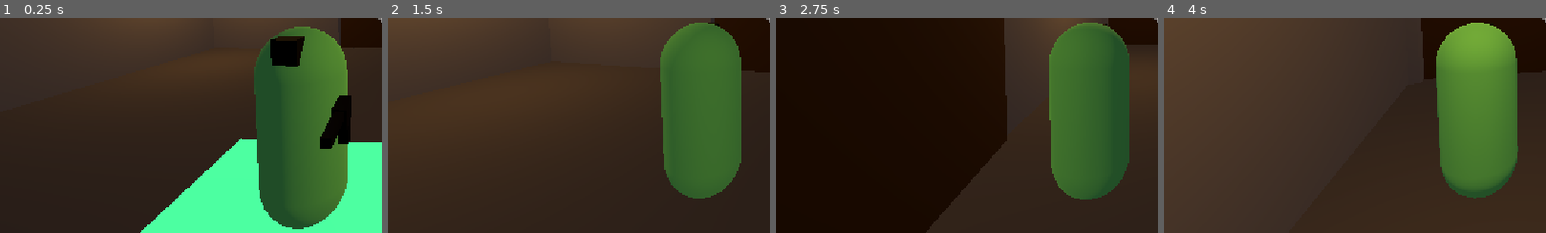
Above: before the commit, frames 1-4 (left to right).
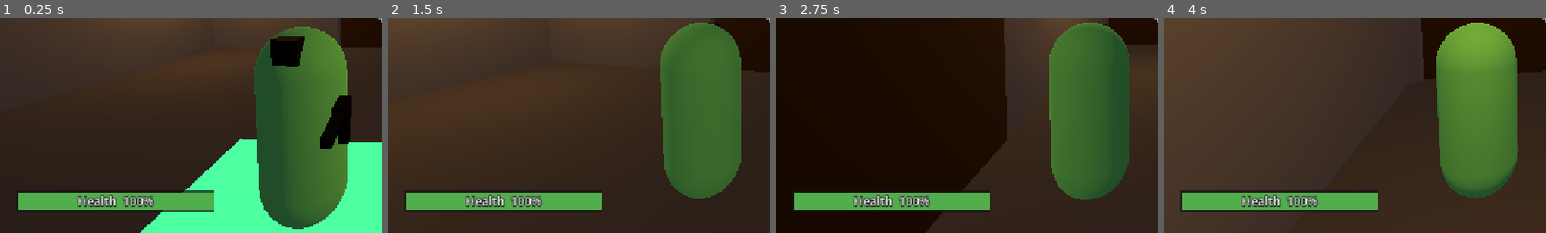
Above: after the commit, the same moments.

Repository: AdityaSrivastava27/godot-3d-dungeon-game-new
Game: Godot game, scene res://Scenes/Main.tscn
Two runs of this game, one before a commit and one after it. Both use one fixed random seed, a clock stepped at 60 frames per second and the inputs below.
Inputs (mouse positions are % of the whole screen's width and height, from its top left):
- Up to frame 1 (0.25 s): no input
- Up to frame 2 (1.5 s): tap Enter (ui_accept) at 0.5, 0.77 s; move the mouse to (55, 50) at 0.52 s; press the mouse at (55, 50) at 0.53 s; hold W (move_forward) from 0.53 s (still down); move the mouse to (45, 50) at 1.27 s; release the mouse at (45, 50) at 1.28 s; click (45, 50) at 1.35 s
- Up to frame 3 (2.75 s): keep holding W (move_forward); tap Enter (ui_accept) at 1.52 s; move the mouse to (52, 48) at 2.02 s; press the mouse at (52, 48) at 2.03 s
- Up to frame 4 (4 s): keep holding W (move_forward); move the mouse to (49, 52) at 2.77 s; release the mouse at (49, 52) at 2.78 s; click (49, 52) at 2.85 s; tap Enter (ui_accept) at 3.02, 3.77 s; move the mouse to (57, 51) at 3.52 s; press the mouse at (57, 51) at 3.53 s
The pictures show only the part of the screen within x 0-50%, y 50-100%; the shares and areas given below are measured in that part.

The runs differ from the first frame. In frame 1, 4.3% of the frame differs, in the area x 4-56%, y 80-91%; in frame 2, 4.3%; in frame 3, 4.1%; in frame 4, 5.2%.

Commit message:
Arm the guards and give the player health
Every guard now carries both a gun and a blade, modelled on either side of
the body, and picks between them by range: inside melee_range it swings for
50% of the player's health, beyond it shoots for 20%. Each weapon runs on its
own cooldown, and neither is used until the guard has found the player.

A shot is a ray from the guard's muzzle and only lands with a clear line, so
a guard pursuing from memory with a wall between them misses. Melee goes by
distance alone, which is what "close" means at two metres.

The player keeps a 0..100 health count, so the damage figures read as the
percentages asked for, and the HUD grows a bar along the bottom that follows
the health_changed signal the same way the ammo readout follows the gun.
Running out returns the player to their starting point at full health --
there is nothing else to do with a death yet.

Co-Authored-By: Claude Opus 5 <noreply@anthropic.com>

Diff:
--- a/Scenes/Main.tscn
+++ b/Scenes/Main.tscn
@@ -86,6 +86,25 @@
 emission_enabled = true
 emission = Color(1, 0.7, 0.2, 1)
 emission_energy_multiplier = 3.0
+
+[sub_resource type="StandardMaterial3D" id="mat_enemy_metal"]
+albedo_color = Color(0.2, 0.21, 0.24, 1)
+metallic = 0.8
+roughness = 0.3
+
+[sub_resource type="StandardMaterial3D" id="mat_enemy_blade"]
+albedo_color = Color(0.75, 0.78, 0.82, 1)
+metallic = 0.9
+roughness = 0.15
+
+[sub_resource type="BoxMesh" id="mesh_enemy_gun"]
+size = Vector3(0.1, 0.12, 0.45)
+
+[sub_resource type="BoxMesh" id="mesh_enemy_blade"]
+size = Vector3(0.07, 0.12, 0.75)
+
+[sub_resource type="BoxMesh" id="mesh_enemy_hilt"]
+size = Vector3(0.09, 0.09, 0.16)
 
 [node name="Main" type="Node3D" unique_id=1397884888]
 
@@ -706,6 +725,36 @@
 horizontal_alignment = 1
 vertical_alignment = 1
 
+[node name="HealthBar" type="ColorRect" parent="HUD" unique_id=1900400001]
+anchor_top = 1.0
+anchor_bottom = 1.0
+offset_left = 24.0
+offset_top = -64.0
+offset_right = 324.0
+offset_bottom = -32.0
+grow_vertical = 0
+color = Color(0.08, 0.08, 0.09, 0.72)
+
+[node name="Fill" type="ColorRect" parent="HUD/HealthBar" unique_id=1900400002]
+anchor_right = 1.0
+anchor_bottom = 1.0
+offset_left = 3.0
+offset_top = 3.0
+offset_right = -3.0
+offset_bottom = -3.0
+color = Color(0.32, 0.68, 0.3, 1)
+
+[node name="HealthLabel" type="Label" parent="HUD/HealthBar" unique_id=1900400003]
+anchor_right = 1.0
+anchor_bottom = 1.0
+theme_override_colors/font_color = Color(1, 1, 1, 1)
+theme_override_colors/font_outline_color = Color(0, 0, 0, 1)
+theme_override_constants/outline_size = 5
+theme_override_font_sizes/font_size = 18
+text = "Health  100%"
+horizontal_alignment = 1
+vertical_alignment = 1
+
 [node name="Enemy_R2" type="CharacterBody3D" parent="." unique_id=1900200001 groups=["enemy"]]
 transform = Transform3D(1, 0, 0, 0, 1, 0, 0, 0, 1, -8, 1, -12)
 collision_layer = 2
@@ -725,6 +774,34 @@
 material_override = SubResource("mat_enemy_eye")
 mesh = SubResource("mesh_marker")
 
+[node name="Gun" type="Node3D" parent="Enemy_R2" unique_id=1900300021]
+transform = Transform3D(1, 0, 0, 0, 1, 0, 0, 0, 1, 0.42, 0.18, 0.2)
+
+[node name="Barrel" type="MeshInstance3D" parent="Enemy_R2/Gun" unique_id=1900300022]
+material_override = SubResource("mat_enemy_metal")
+mesh = SubResource("mesh_enemy_gun")
+
+[node name="Muzzle" type="Marker3D" parent="Enemy_R2/Gun" unique_id=1900300023]
+transform = Transform3D(1, 0, 0, 0, 1, 0, 0, 0, 1, 0, 0, 0.3)
+
+[node name="Flash" type="OmniLight3D" parent="Enemy_R2/Gun/Muzzle" unique_id=1900300024]
+visible = false
+light_color = Color(1, 0.78, 0.45, 1)
+light_energy = 5.0
+omni_range = 3.5
+
+[node name="Blade" type="Node3D" parent="Enemy_R2" unique_id=1900300025]
+transform = Transform3D(1, 0, 0, 0, 1, 0, 0, 0, 1, -0.42, 0.05, 0.2)
+
+[node name="Edge" type="MeshInstance3D" parent="Enemy_R2/Blade" unique_id=1900300026]
+transform = Transform3D(1, 0, 0, 0, 1, 0, 0, 0, 1, 0, 0, 0.38)
+material_override = SubResource("mat_enemy_blade")
+mesh = SubResource("mesh_enemy_blade")
+
+[node name="Hilt" type="MeshInstance3D" parent="Enemy_R2/Blade" unique_id=1900300027]
+material_override = SubResource("mat_enemy_metal")
+mesh = SubResource("mesh_enemy_hilt")
+
 [node name="Enemy_R4" type="CharacterBody3D" parent="." unique_id=1900200005 groups=["enemy"]]
 transform = Transform3D(1, 0, 0, 0, 1, 0, 0, 0, 1, -29.5, 1, -11.5)
 collision_layer = 2
@@ -744,6 +821,34 @@
 material_override = SubResource("mat_enemy_eye")
 mesh = SubResource("mesh_marker")
 
+[node name="Gun" type="Node3D" parent="Enemy_R4" unique_id=1900300041]
+transform = Transform3D(1, 0, 0, 0, 1, 0, 0, 0, 1, 0.42, 0.18, 0.2)
+
+[node name="Barrel" type="MeshInstance3D" parent="Enemy_R4/Gun" unique_id=1900300042]
+material_override = SubResource("mat_enemy_metal")
+mesh = SubResource("mesh_enemy_gun")
+
+[node name="Muzzle" type="Marker3D" parent="Enemy_R4/Gun" unique_id=1900300043]
+transform = Transform3D(1, 0, 0, 0, 1, 0, 0, 0, 1, 0, 0, 0.3)
+
+[node name="Flash" type="OmniLight3D" parent="Enemy_R4/Gun/Muzzle" unique_id=1900300044]
+visible = false
+light_color = Color(1, 0.78, 0.45, 1)
+light_energy = 5.0
+omni_range = 3.5
+
+[node name="Blade" type="Node3D" parent="Enemy_R4" unique_id=1900300045]
+transform = Transform3D(1, 0, 0, 0, 1, 0, 0, 0, 1, -0.42, 0.05, 0.2)
+
+[node name="Edge" type="MeshInstance3D" parent="Enemy_R4/Blade" unique_id=1900300046]
+transform = Transform3D(1, 0, 0, 0, 1, 0, 0, 0, 1, 0, 0, 0.38)
+material_override = SubResource("mat_enemy_blade")
+mesh = SubResource("mesh_enemy_blade")
+
+[node name="Hilt" type="MeshInstance3D" parent="Enemy_R4/Blade" unique_id=1900300047]
+material_override = SubResource("mat_enemy_metal")
+mesh = SubResource("mesh_enemy_hilt")
+
 [node name="Enemy_R3" type="CharacterBody3D" parent="." unique_id=1900200009 groups=["enemy"]]
 transform = Transform3D(1, 0, 0, 0, 1, 0, 0, 0, 1, -6, 1, -41)
 collision_layer = 2
@@ -762,3 +867,31 @@
 transform = Transform3D(0.18, 0, 0, 0, 0.18, 0, 0, 0, 0.18, 0, 0.5, 0.36)
 material_override = SubResource("mat_enemy_eye")
 mesh = SubResource("mesh_marker")
+
+[node name="Gun" type="Node3D" parent="Enemy_R3" unique_id=1900300061]
+transform = Transform3D(1, 0, 0, 0, 1, 0, 0, 0, 1, 0.42, 0.18, 0.2)
+
+[node name="Barrel" type="MeshInstance3D" parent="Enemy_R3/Gun" unique_id=1900300062]
+material_override = SubResource("mat_enemy_metal")
+mesh = SubResource("mesh_enemy_gun")
+
+[node name="Muzzle" type="Marker3D" parent="Enemy_R3/Gun" unique_id=1900300063]
+transform = Transform3D(1, 0, 0, 0, 1, 0, 0, 0, 1, 0, 0, 0.3)
+
+[node name="Flash" type="OmniLight3D" parent="Enemy_R3/Gun/Muzzle" unique_id=1900300064]
+visible = false
+light_color = Color(1, 0.78, 0.45, 1)
+light_energy = 5.0
+omni_range = 3.5
+
+[node name="Blade" type="Node3D" parent="Enemy_R3" unique_id=1900300065]
+transform = Transform3D(1, 0, 0, 0, 1, 0, 0, 0, 1, -0.42, 0.05, 0.2)
+
+[node name="Edge" type="MeshInstance3D" parent="Enemy_R3/Blade" unique_id=1900300066]
+transform = Transform3D(1, 0, 0, 0, 1, 0, 0, 0, 1, 0, 0, 0.38)
+material_override = SubResource("mat_enemy_blade")
+mesh = SubResource("mesh_enemy_blade")
+
+[node name="Hilt" type="MeshInstance3D" parent="Enemy_R3/Blade" unique_id=1900300067]
+material_override = SubResource("mat_enemy_metal")
+mesh = SubResource("mesh_enemy_hilt")
--- a/Scripts/enemy.gd
+++ b/Scripts/enemy.gd
@@ -21,18 +21,38 @@
 @export var sight_range: float = 14.0
 @export var sight_angle: float = 60.0   # half-angle of the vision cone, degrees
 
+## Damage a hit takes off the player, as a percentage of full health.
+@export var ranged_damage: int = 20
+@export var melee_damage: int = 50
+
+## Inside this distance the guard swings instead of shooting.
+@export var melee_range: float = 2.2
+
 const CHASE_MULTIPLIER := 1.5
 const TURN_SPEED := 8.0
 const WAYPOINT_RADIUS := 0.6   # close enough to count as having arrived
 const EYE_HEIGHT := 0.6        # above the body's centre
 const MEMORY_TIME := 1.5       # seconds of pursuit after the player breaks sight
+const SHOT_INTERVAL := 1.5     # seconds between shots
+const MELEE_INTERVAL := 1.2    # seconds between swings
+const FLASH_TIME := 0.05       # how long the muzzle light stays lit
 
 var chasing: bool = false      # read by the tests and anything watching the guard
 
 var _waypoint: int = 0
 var _memory: float = 0.0
+var _sees_player: bool = false
+var _shot_timer: float = 0.0
+var _melee_timer: float = 0.0
 
 @onready var _player: CharacterBody3D = get_tree().get_first_node_in_group("player")
+@onready var _muzzle: Marker3D = $Gun/Muzzle
+@onready var _flash: OmniLight3D = $Gun/Muzzle/Flash
+
+
+func _ready() -> void:
+	if _flash != null:
+		_flash.visible = false
 
 
 func _physics_process(delta: float) -> void:
@@ -40,6 +60,7 @@
 		velocity += get_gravity() * delta
 
 	chasing = _update_awareness(delta)
+	_fight(delta)
 
 	var target := _player.global_position if chasing else _current_waypoint()
 	var to_target := target - global_position
@@ -72,7 +93,8 @@
 	if _player == null:
 		return false
 
-	if can_see_player():
+	_sees_player = can_see_player()
+	if _sees_player:
 		_memory = MEMORY_TIME
 		return true
 
@@ -119,3 +141,54 @@
 	_waypoint = _waypoint % patrol_points.size()
 	var p := patrol_points[_waypoint]
 	return Vector3(p.x, global_position.y, p.z)
+
+
+## Swing when the player is within reach, otherwise shoot at them. Both
+## weapons are on their own cooldown, and neither fires while the guard has
+## not found the player.
+func _fight(delta: float) -> void:
+	_shot_timer = maxf(_shot_timer - delta, 0.0)
+	_melee_timer = maxf(_melee_timer - delta, 0.0)
+
+	if _player == null or not chasing:
+		return
+
+	var gap := Vector2(_player.global_position.x - global_position.x,
+		_player.global_position.z - global_position.z).length()
+
+	if gap <= melee_range:
+		if _melee_timer <= 0.0:
+			_melee_timer = MELEE_INTERVAL
+			_player.take_damage(melee_damage)
+	elif _sees_player and _shot_timer <= 0.0:
+		_shot_timer = SHOT_INTERVAL
+		_fire_at_player()
+
+
+# A shot only lands if the muzzle has a clear line of its own; the guard can
+# be pursuing from memory with a wall in the way, and those shots should miss.
+func _fire_at_player() -> void:
+	_show_flash()
+
+	var from: Vector3 = _muzzle.global_position if _muzzle != null else global_position
+	var query := PhysicsRayQueryParameters3D.create(from, _player.global_position)
+	query.collision_mask = 1
+	query.collide_with_areas = false
+	query.exclude = [get_rid()]
+
+	var hit := get_world_3d().direct_space_state.intersect_ray(query)
+	if not hit.is_empty() and hit.collider == _player:
+		_player.take_damage(ranged_damage)
+
+
+func _show_flash() -> void:
+	if _flash == null:
+		return
+
+	_flash.visible = true
+	get_tree().create_timer(FLASH_TIME).timeout.connect(_hide_flash)
+
+
+func _hide_flash() -> void:
+	if _flash != null:
+		_flash.visible = false
--- a/Scripts/hud.gd
+++ b/Scripts/hud.gd
@@ -1,22 +1,32 @@
 extends CanvasLayer
 
-## Ammo readout. It mirrors the gun's counts and never changes them itself:
-## the gun announces every change through its ammo_changed signal.
+## Ammo and health readout. It mirrors what the gun and the player report and
+## never changes either itself: both announce their changes through signals.
+
+const HURT_COLOUR := Color(0.78, 0.18, 0.15)
+const HEALTHY_COLOUR := Color(0.32, 0.68, 0.30)
 
 @onready var ammo_label: Label = $AmmoLabel
+@onready var health_fill: ColorRect = $HealthBar/Fill
+@onready var health_label: Label = $HealthBar/HealthLabel
 
 var _gun: Gun = null
+var _player: Node = null
 
 
 func _ready() -> void:
 	_gun = get_tree().get_first_node_in_group("gun") as Gun
 	if _gun == null:
 		ammo_label.text = ""
-		return
+	else:
+		_gun.ammo_changed.connect(_on_ammo_changed)
+		# Draw the starting counts; the signal only covers changes from here on.
+		_on_ammo_changed(_gun.bullets, _gun.magazines)
 
-	_gun.ammo_changed.connect(_on_ammo_changed)
-	# Draw the starting counts; the signal only covers changes from here on.
-	_on_ammo_changed(_gun.bullets, _gun.magazines)
+	_player = get_tree().get_first_node_in_group("player")
+	if _player != null:
+		_player.health_changed.connect(_on_health_changed)
+		_on_health_changed(_player.health, _player.MAX_HEALTH)
 
 
 func _on_ammo_changed(bullets: int, magazines: int) -> void:
@@ -26,3 +36,14 @@
 		text += "\nOUT OF AMMO" if magazines == 0 else "\nEmpty - press R to reload"
 
 	ammo_label.text = text
+
+
+func _on_health_changed(current: int, maximum: int) -> void:
+	var ratio := 0.0 if maximum <= 0 else float(current) / float(maximum)
+
+	# The fill is anchored to the left edge of the bar, so its right anchor is
+	# the fraction of health left.
+	health_fill.anchor_right = ratio
+	health_fill.offset_right = 0.0
+	health_fill.color = HURT_COLOUR if ratio <= 0.25 else HEALTHY_COLOUR
+	health_label.text = "Health  %d%%" % roundi(ratio * 100.0)
--- a/Scripts/player.gd
+++ b/Scripts/player.gd
@@ -1,9 +1,50 @@
 extends CharacterBody3D
 
+## Player movement, and the health the enemies whittle down.
+##
+## Health is a plain 0..MAX_HEALTH count so the damage figures read as the
+## percentages the design asks for: a ranged hit costs 20, a melee hit 50.
+## Running out sends the player back to where they started at full health --
+## there is nothing else to do with a death yet.
+
+signal health_changed(current: int, maximum: int)
+signal died
+
+const MAX_HEALTH := 100
 
 const SPEED = 5.0
 const ROTATION_SPEED = 10.0
 const JUMP_VELOCITY = 4.5
+
+var health: int = MAX_HEALTH
+
+var _spawn_point: Vector3
+
+
+func _ready() -> void:
+	_spawn_point = global_position
+
+
+## Takes `amount` off the player's health, stopping at zero. Ignored once the
+## player is already down, so two hits landing on the same frame cannot push
+## the count negative.
+func take_damage(amount: int) -> void:
+	if health <= 0 or amount <= 0:
+		return
+
+	health = maxi(health - amount, 0)
+	health_changed.emit(health, MAX_HEALTH)
+
+	if health == 0:
+		died.emit()
+		_respawn()
+
+
+func _respawn() -> void:
+	global_position = _spawn_point
+	velocity = Vector3.ZERO
+	health = MAX_HEALTH
+	health_changed.emit(health, MAX_HEALTH)
 
 
 func _physics_process(delta: float) -> void:
